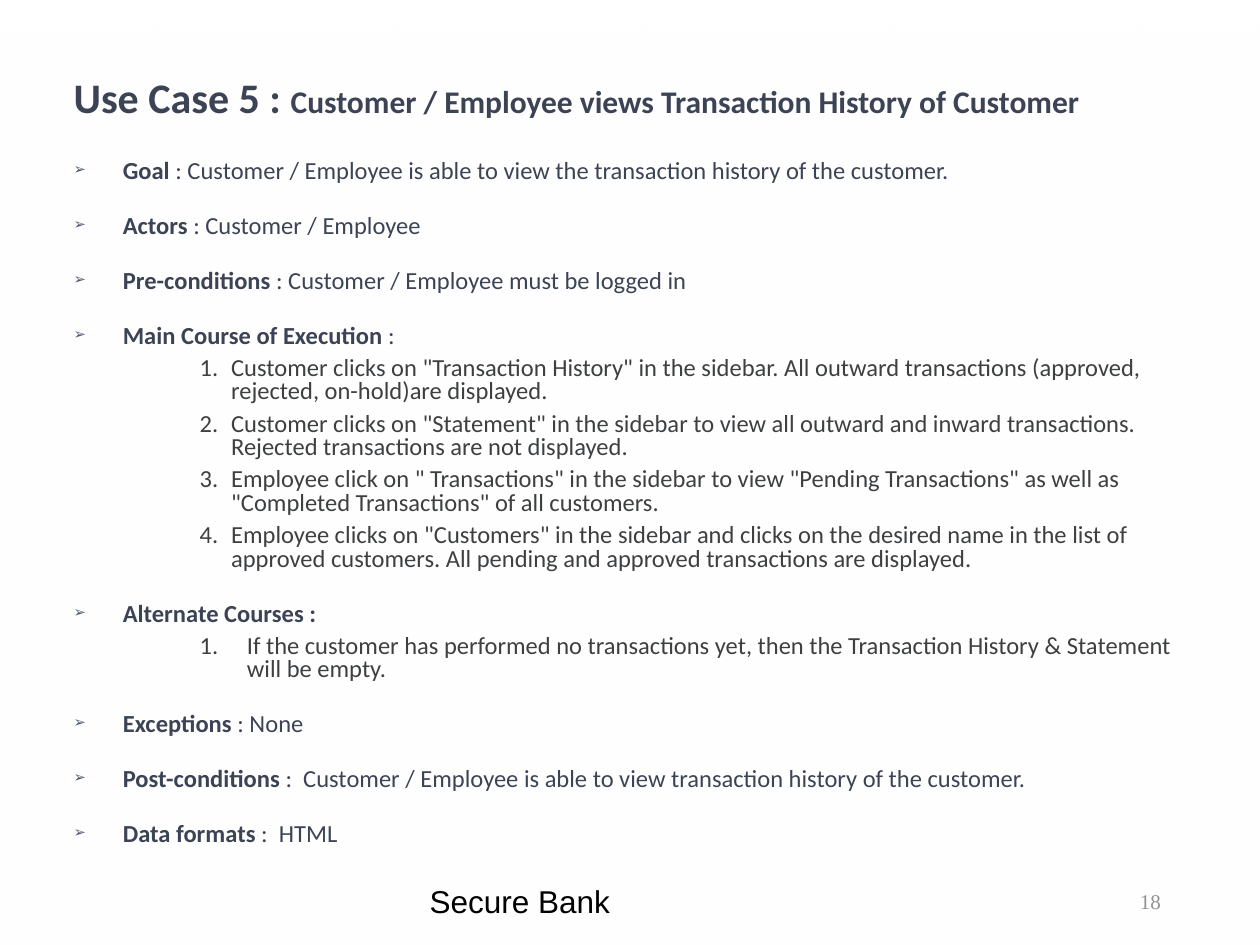
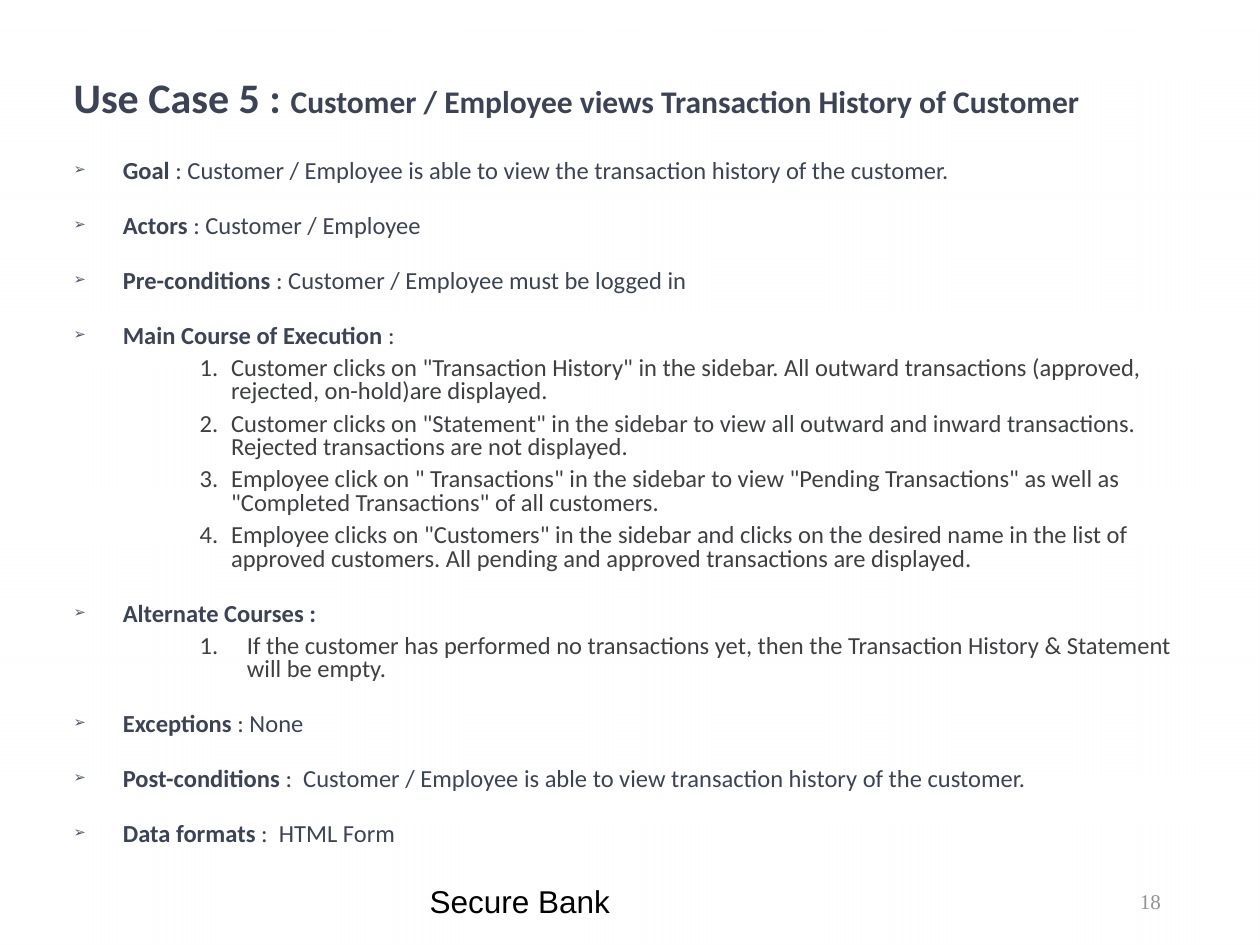
Before and after one commit to kwuerl/secure-coding-team-8, a slide deck: slide 18 of presentations/Phase3.ppt. Drawn at 1260x945 pixels with LibreOffice and Linux fonts; fonts in the diff are those of the drawing; background and template pictures are left out. Boxes give left, top, right and bottom in pixels: in the first picture for what was removed or moved away, otherwise in the second. Text is boxed around its words. In the diff, an @@ line names an element or a change of style, - is before the commit and + after.

```diff
--- a/presentations/Phase3.ppt
+++ b/presentations/Phase3.ppt
@@ text at bbox=[123, 825, 395, 842]: text changed @@
-➢ Data formats : HTML
+➢ Data formats : HTML Form
```
Also in this commit, not shown: 10 other slides changed, 3 slides added.
